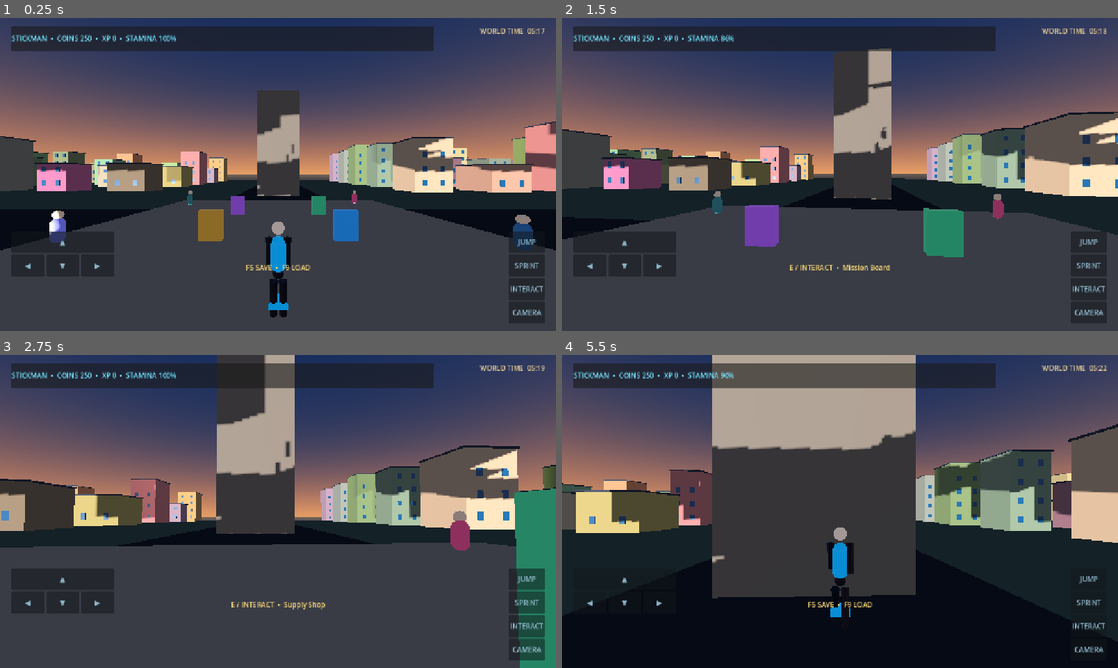
Above: before the commit, frames 1-4 (two rows, left to right).
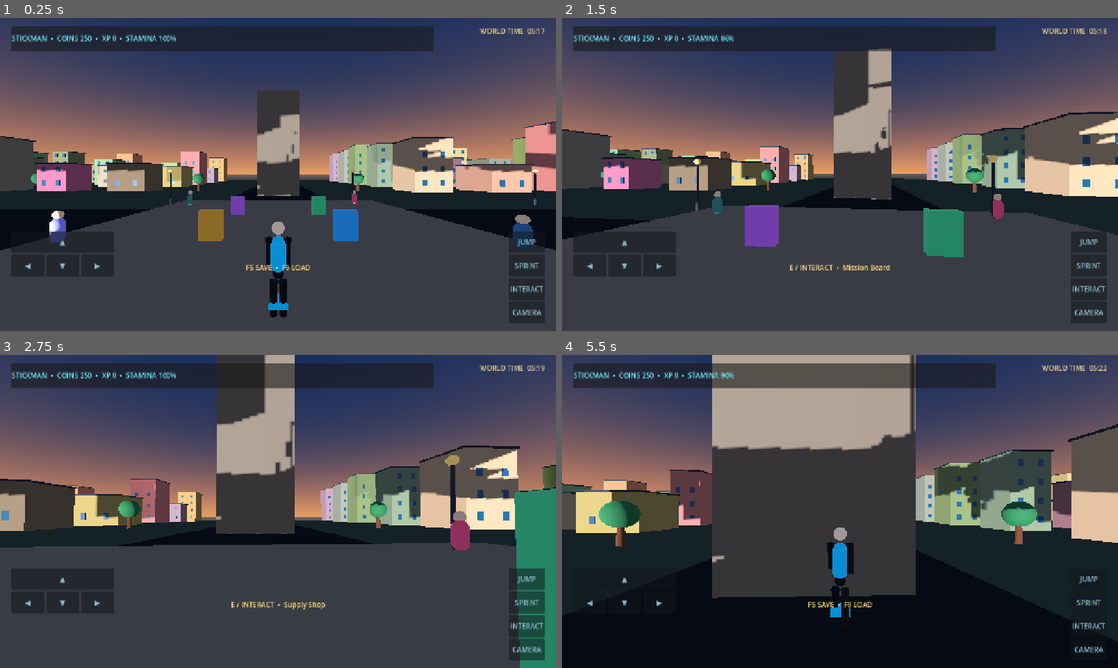
Above: after the commit, the same moments.

Repository: arezosaleh040-wq/Stickman
Game: Godot game, scene res://scenes/main.tscn
The game is run twice, just before and just after one commit, with the same random seed, the same clock (stepped at 60 frames per second) and the same inputs.
Inputs (mouse positions are in pixels of both pictures, inside the frame that each line leads up to):
- Up to frame 1 (0.25 s): no input
- Up to frame 2 (1.5 s): tap Enter at 0.5 s; move the mouse to (867, 174) at 0.52 s; hold Shift (sprint) 0.53-1.28 s; hold W (move_forward) from 0.53 s (still down); click (867, 174) at 0.67 s; tap Space (jump) at 0.77 s; move the mouse to (812, 174) at 1.27 s; tap V at 1.35 s
- Up to frame 3 (2.75 s): keep holding W (move_forward); tap Space (jump) at 1.52 s; move the mouse to (289, 505) at 2.02 s; tap E at 2.1 s
- Up to frame 4 (5.5 s): keep holding W (move_forward); move the mouse to (834, 517) at 2.77 s; tap Shift (sprint) at 2.85 s; click (834, 517) at 2.92 s; tap Space (jump) at 3.02, 3.77, 4.52 s; move the mouse to (878, 514) at 3.52 s; tap V at 3.6 s; move the mouse to (795, 508) at 4.27 s; tap E at 4.35 s; move the mouse to (845, 511) at 5.02 s; hold Shift (sprint) from 5.03 s (still down); click (845, 511) at 5.17 s

The runs differ from the first frame. In frame 1, 0.3% of the frame differs, in the area x 5-97%, y 36-60%; in frame 2, 0.5%; in frame 3, 0.7%; in frame 4, 1.5%, in the area x 6-86%, y 0-62%.

Commit message:
Add town greenery street lamps and furnished townhouse interior

Diff:
--- a/scripts/world.gd
+++ b/scripts/world.gd
@@ -10,6 +10,7 @@
 	_create_environment()
 	_create_ground()
 	_create_roads()
+	_create_city_decor()
 	_create_town()
 	_create_landmarks()
 	_create_city_services()
@@ -223,6 +224,7 @@
 	floor_mesh.position = room_center
 	floor_mesh.material_override = stone
 	add_child(floor_mesh)
+	_create_interior_furniture(room_center)
 	var floor_body := StaticBody3D.new()
 	floor_body.position = room_center
 	add_child(floor_body)
@@ -290,3 +292,70 @@
 		npc.set("dialogue", resident[1])
 		npc.position = resident[2]
 		add_child(npc)
+
+func _create_city_decor() -> void:
+	for i in range(-5, 6):
+		for side in [-1, 1]:
+			var tree_position := Vector3(float(i) * 18.0, 0.0, float(side) * 32.0)
+			var trunk := MeshInstance3D.new()
+			var trunk_mesh := CylinderMesh.new()
+			trunk_mesh.top_radius = 0.22
+			trunk_mesh.bottom_radius = 0.32
+			trunk_mesh.height = 2.2
+			trunk.mesh = trunk_mesh
+			trunk.position = tree_position + Vector3.UP * 1.1
+			trunk.material_override = _mat(Color(0.28, 0.16, 0.09), 0.95)
+			add_child(trunk)
+			var crown := MeshInstance3D.new()
+			var crown_mesh := SphereMesh.new()
+			crown_mesh.radius = 1.25
+			crown_mesh.height = 2.4
+			crown.mesh = crown_mesh
+			crown.position = tree_position + Vector3.UP * 2.8
+			crown.material_override = _mat(Color(0.12, 0.32, 0.19), 0.9)
+			add_child(crown)
+	for i in range(-4, 5):
+		for side in [-1, 1]:
+			var lamp := MeshInstance3D.new()
+			var pole := CylinderMesh.new()
+			pole.top_radius = 0.07
+			pole.bottom_radius = 0.1
+			pole.height = 4.2
+			lamp.mesh = pole
+			lamp.position = Vector3(float(i) * 22.0 + 9.0, 2.1, float(side) * 10.5)
+			lamp.material_override = _mat(Color(0.12, 0.14, 0.17), 0.48)
+			add_child(lamp)
+			var lantern := MeshInstance3D.new()
+			var globe := SphereMesh.new()
+			globe.radius = 0.24
+			globe.height = 0.48
+			lantern.mesh = globe
+			lantern.position = lamp.position + Vector3.UP * 2.0
+			lantern.material_override = _mat(Color(0.95, 0.72, 0.36), 0.22)
+			add_child(lantern)
+
+func _create_interior_furniture(center: Vector3) -> void:
+	var wood := _mat(Color(0.28, 0.14, 0.075), 0.72)
+	var fabric := _mat(Color(0.12, 0.3, 0.42), 0.86)
+	var cream := _mat(Color(0.72, 0.63, 0.47), 0.9)
+	_add_room_box("BedBase", center + Vector3(-3.8, 0.65, -2.2), Vector3(2.5, 0.55, 3.2), wood)
+	_add_room_box("BedMattress", center + Vector3(-3.8, 1.05, -2.2), Vector3(2.4, 0.3, 3.1), cream)
+	_add_room_box("BedPillow", center + Vector3(-3.8, 1.28, -3.35), Vector3(1.3, 0.2, 0.65), fabric)
+	_add_room_box("DiningTable", center + Vector3(2.6, 1.0, -2.1), Vector3(2.5, 0.18, 1.5), wood)
+	for leg_x in [-1.0, 1.0]:
+		for leg_z in [-0.55, 0.55]:
+			_add_room_box("TableLeg", center + Vector3(2.6 + leg_x, 0.5, -2.1 + leg_z), Vector3(0.16, 0.9, 0.16), wood)
+	_add_room_box("SofaSeat", center + Vector3(2.5, 0.65, 2.0), Vector3(3.0, 0.45, 1.0), fabric)
+	_add_room_box("SofaBack", center + Vector3(2.5, 1.2, 2.45), Vector3(3.0, 0.9, 0.25), fabric)
+	_add_room_box("Bookshelf", center + Vector3(-5.7, 1.4, 2.0), Vector3(0.7, 2.8, 2.2), wood)
+	_add_room_box("KitchenCounter", center + Vector3(0.0, 0.85, -5.0), Vector3(3.0, 1.6, 0.8), cream)
+
+func _add_room_box(label: String, pos: Vector3, dimensions: Vector3, material: Material) -> void:
+	var furniture := MeshInstance3D.new()
+	furniture.name = label
+	var box := BoxMesh.new()
+	box.size = dimensions
+	furniture.mesh = box
+	furniture.position = pos
+	furniture.material_override = material
+	add_child(furniture)
